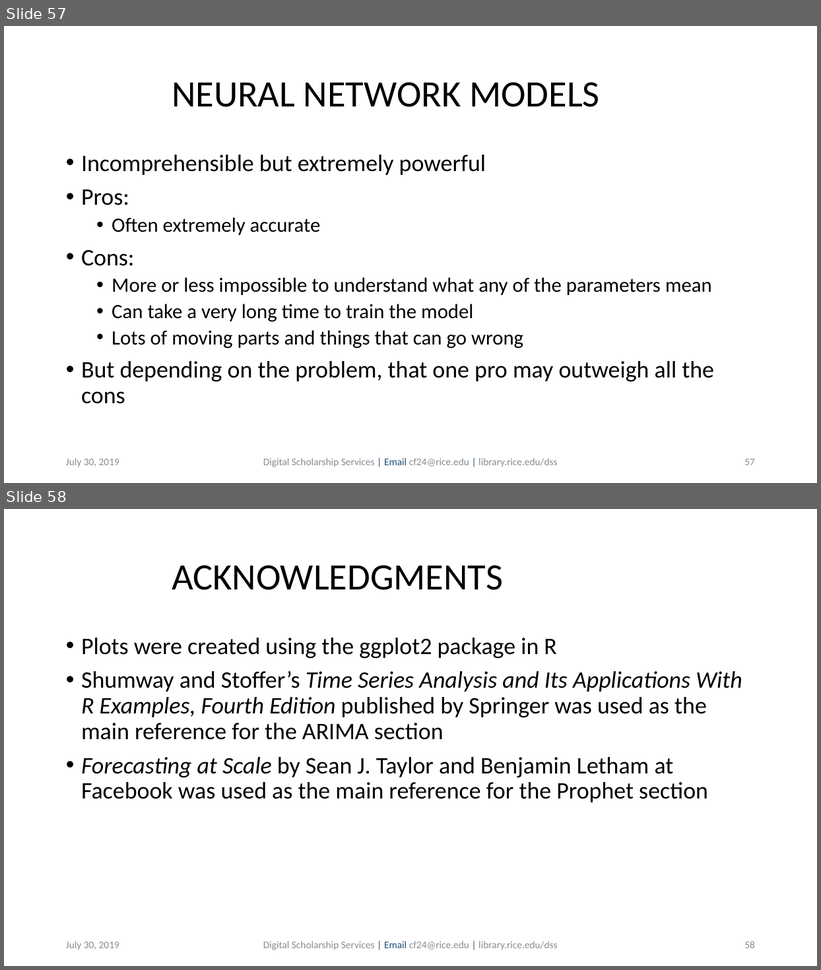
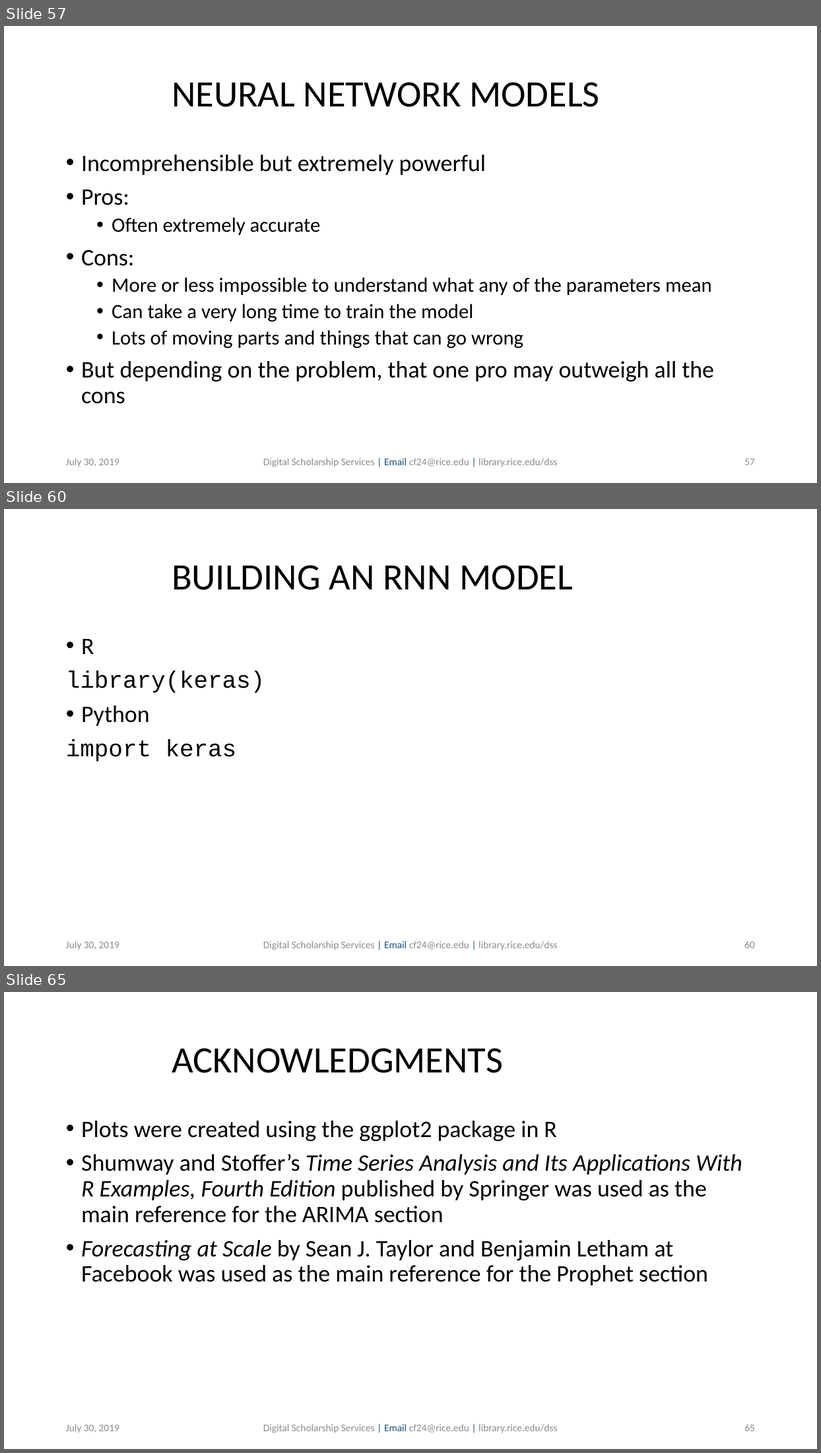
Before and after one commit to bakitybacon/rice-data-and-donuts, a slide deck: tsa/Introduction to Time Series Analysis.pptx. Shown one above the other, each under a label of ours: slides 57 and 58 before the commit, slides 57, 60 and 65 after it; the slides between them are not shown. The pictures are 821x970 and 821x1453 pixels, drawn with LibreOffice and Linux fonts; fonts in the diff are those of the drawing; background and template pictures are left out. Boxes give left, top, right and bottom in pixels: in the first picture for what was removed or moved away, otherwise in the second. Text is boxed around its words. In the diff, an @@ line names an element or a change of style, - is before the commit and + after.

```diff
--- a/tsa/Introduction to Time Series Analysis.pptx
+++ b/tsa/Introduction to Time Series Analysis.pptx
@@ slide 60 added at (4,509,817,966), background #FFFFFF @@
@@ title added at (172,565,573,590), 44 pt, text #000000 @@
+BUILDING AN RNN MODEL
@@ text added at (66,639,265,762), 28 pt, text #000000 @@
+• R
+library(keras)
+• Python
+import keras
@@ text added at (66,941,120,951), 12 pt, text #8C8C8C @@
+July 30, 2019
@@ text added at (263,941,557,951), 12 pt, text #8C8C8C @@
+Digital Scholarship Services | Email cf24@rice.edu | library.rice.edu/dss
@@ page number added at (745,941,755,949), 12 pt, text #8C8C8C @@
+60
@@ what was slide 58 is now slide 65 @@
@@ page number at (745,1424,755,1432): text changed @@
-58
+65
```
Also in this commit, not shown: 6 other slides added.
